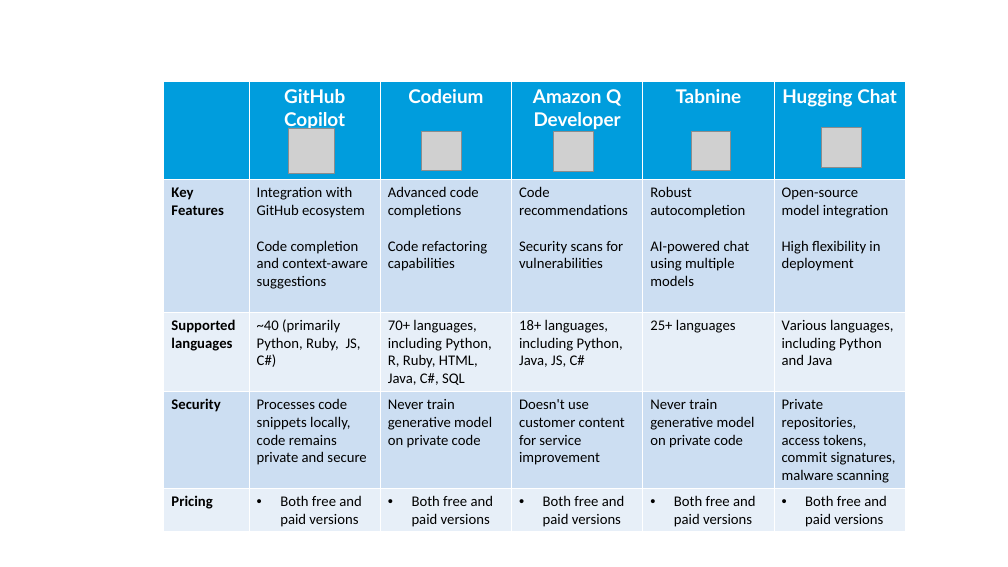
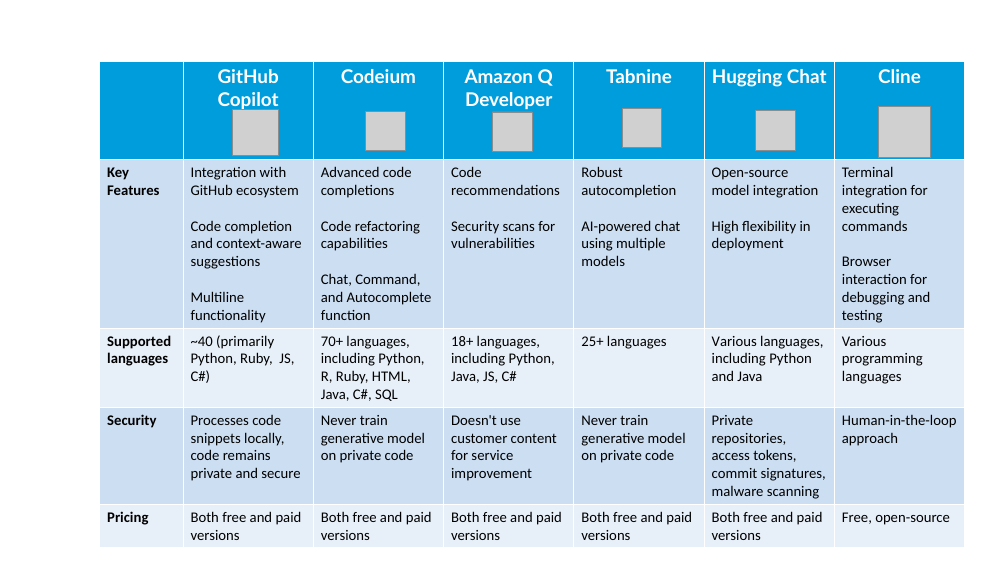
Before and after one commit to olgaminaeva/gen-ai-coding, a slide deck: slide 12 of instructors/episode1.pptx. Drawn at 1008x567 pixels with LibreOffice and Linux fonts; fonts in the diff are those of the drawing; grey boxes stand for pictures; background and template pictures are left out. Boxes give left, top, right and bottom in pixels: in the first picture for what was removed or moved away, otherwise in the second. Text is boxed around its words. In the diff, an @@ line names an element or a change of style, - is before the commit and + after.

```diff
--- a/instructors/episode1.pptx
+++ b/instructors/episode1.pptx
@@ table at (100,61,963,544) @@
-column 2, row 2: Integration with GitHub ecosystem / Code completion and context-aware suggestions
+column 2, row 2: Integration with GitHub ecosystem / Code completion and context-aware suggestions / Multiline functionality
-column 3, row 2: Advanced code completions Code refactoring capabilities
+column 3, row 2: Advanced code completions Code refactoring capabilities / Chat, Command, and Autocomplete function
+column 7: Cline | Terminal integration for executing commands / Browser interaction for debugging and testing | Various programming languages | Human-in-the-loop approach | Free, open-source
@@ table: place and size @@
-table at (164,82,907,531)
+table at (100,61,963,544)
@@ picture: place and size @@
-picture at (289,128,335,174)
+picture at (233,110,279,156)
@@ picture: place and size @@
-picture at (422,132,461,171)
+picture at (366,111,405,150)
@@ picture: place and size @@
-picture at (554,132,594,172)
+picture at (492,112,532,152)
@@ picture: place and size @@
-picture at (692,132,731,171)
+picture at (622,108,662,147)
@@ picture: place and size @@
-picture at (821,128,861,168)
+picture at (755,110,796,150)
@@ picture added at (879,107,931,158) @@
```
Also in this commit, not shown: 1 other slide changed, 1 other file.
